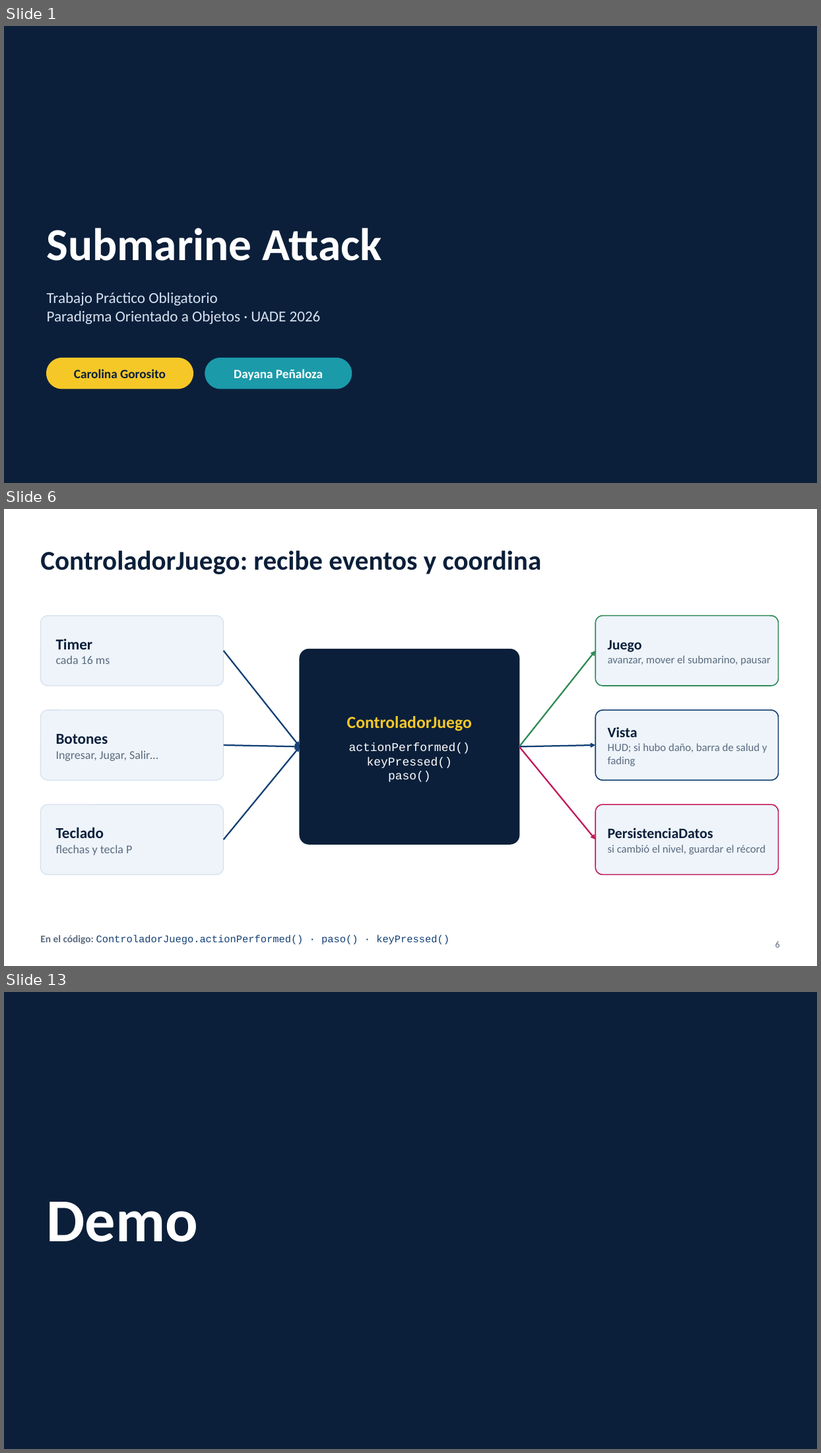
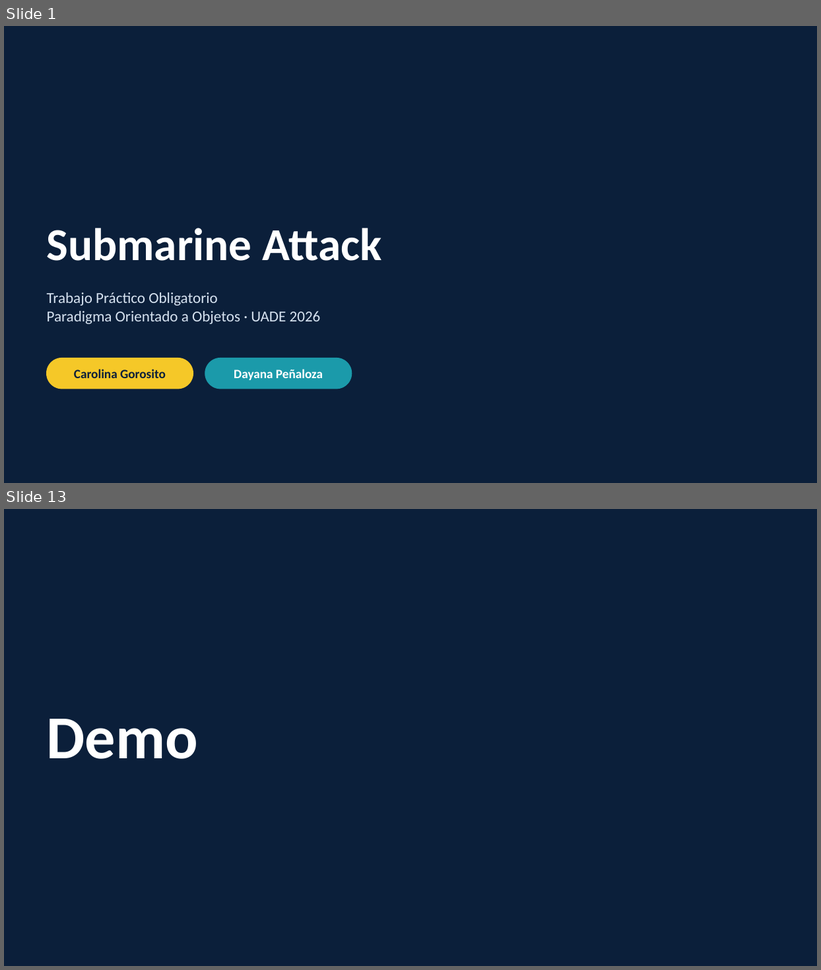
Before and after one commit to dypenaloza/TPO_Submarine_Attack, a slide deck: docs/Presentacion_Submarine_Attack.pptx. Shown one above the other, each under a label of ours: slides 1, 6 and 13 before the commit, slides 1 and 13 after it; the slides between them are not shown. The pictures are 821x1453 and 821x970 pixels, drawn with LibreOffice and Linux fonts; fonts in the diff are those of the drawing; background and template pictures are left out. Boxes give left, top, right and bottom in pixels: in the first picture for what was removed or moved away, otherwise in the second. Text is boxed around its words. In the diff, an @@ line names an element or a change of style, - is before the commit and + after.

```diff
--- a/docs/Presentacion_Submarine_Attack.pptx
+++ b/docs/Presentacion_Submarine_Attack.pptx
@@ slide 6 removed at [4, 509, 817, 966], background #FFFFFF @@
@@ text removed at [40, 551, 542, 574] @@
-ControladorJuego: recibe eventos y coordina
@@ rounded rectangle removed at [40, 616, 224, 686] @@
@@ rounded rectangle removed at [596, 616, 779, 686] @@
@@ text removed at [56, 639, 110, 664] @@
-Timer
-cada 16 ms
@@ text removed at [608, 640, 771, 665] @@
-Juego
-avanzar, mover el submarino, pausar
@@ arrow removed from (224, 651) to (300, 747) @@
@@ rounded rectangle removed at [300, 650, 519, 844] @@
@@ arrow removed from (519, 747) to (596, 651) @@
@@ rounded rectangle removed at [40, 710, 224, 780] @@
@@ text removed at [347, 716, 472, 782] @@
-ControladorJuego
-actionPerformed()
-keyPressed()
-paso()
@@ rounded rectangle removed at [596, 710, 779, 780] @@
@@ text removed at [56, 734, 158, 761] @@
-Botones
-Ingresar, Jugar, Salir…
@@ arrow removed from (224, 746) to (300, 747) @@
@@ arrow removed from (519, 747) to (596, 746) @@
@@ text removed at [608, 727, 768, 766] @@
-Vista
-HUD; si hubo daño, barra de salud y fading
@@ arrow removed from (224, 840) to (300, 747) @@
@@ arrow removed from (519, 747) to (596, 840) @@
@@ rounded rectangle removed at [40, 805, 224, 875] @@
@@ rounded rectangle removed at [596, 805, 779, 875] @@
@@ text removed at [56, 827, 132, 855] @@
-Teclado
-flechas y tecla P
@@ text removed at [608, 828, 766, 855] @@
-PersistenciaDatos
-si cambió el nivel, guardar el récord
@@ text removed at [40, 935, 450, 945] @@
-En el código: ControladorJuego.actionPerformed() · paso() · keyPressed()
@@ page number removed at [776, 941, 780, 948] @@
-6
```
Also in this commit, not shown: 8 slides changed, 3 slides added, 2 other slides removed, 1 other file.
